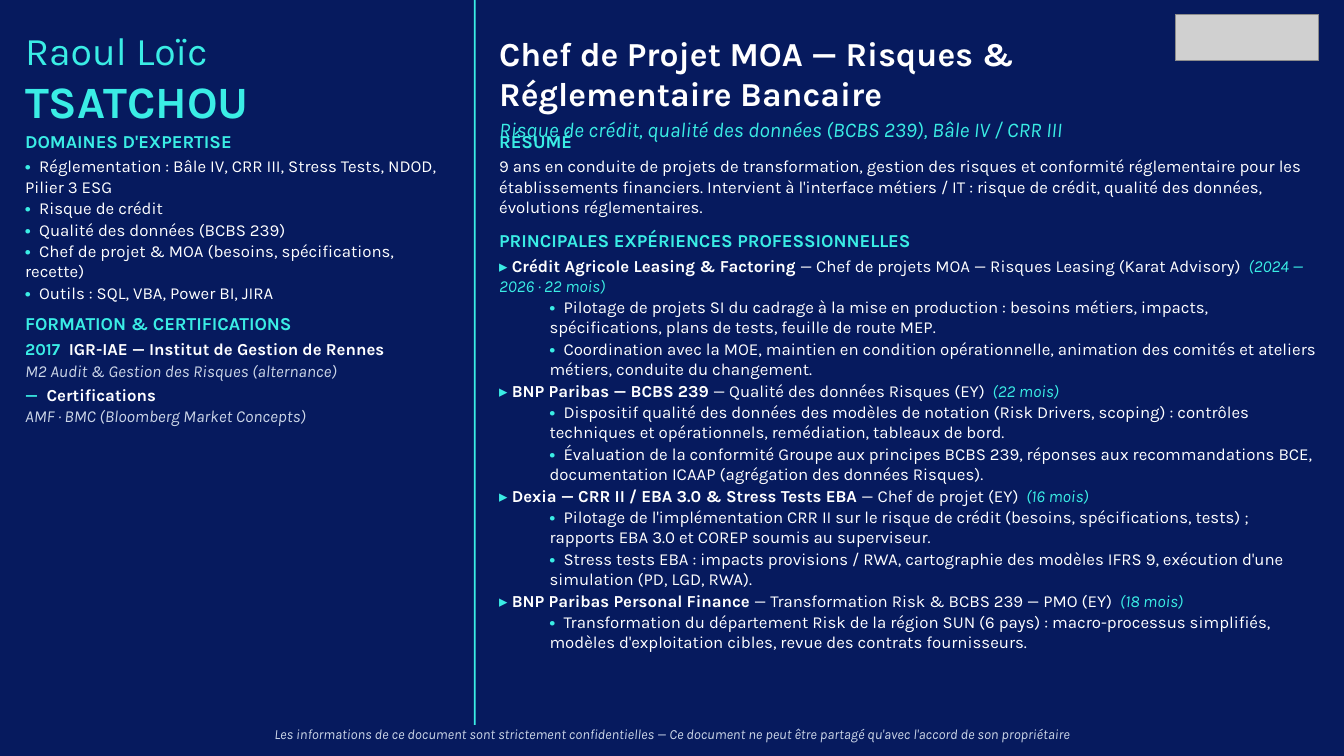
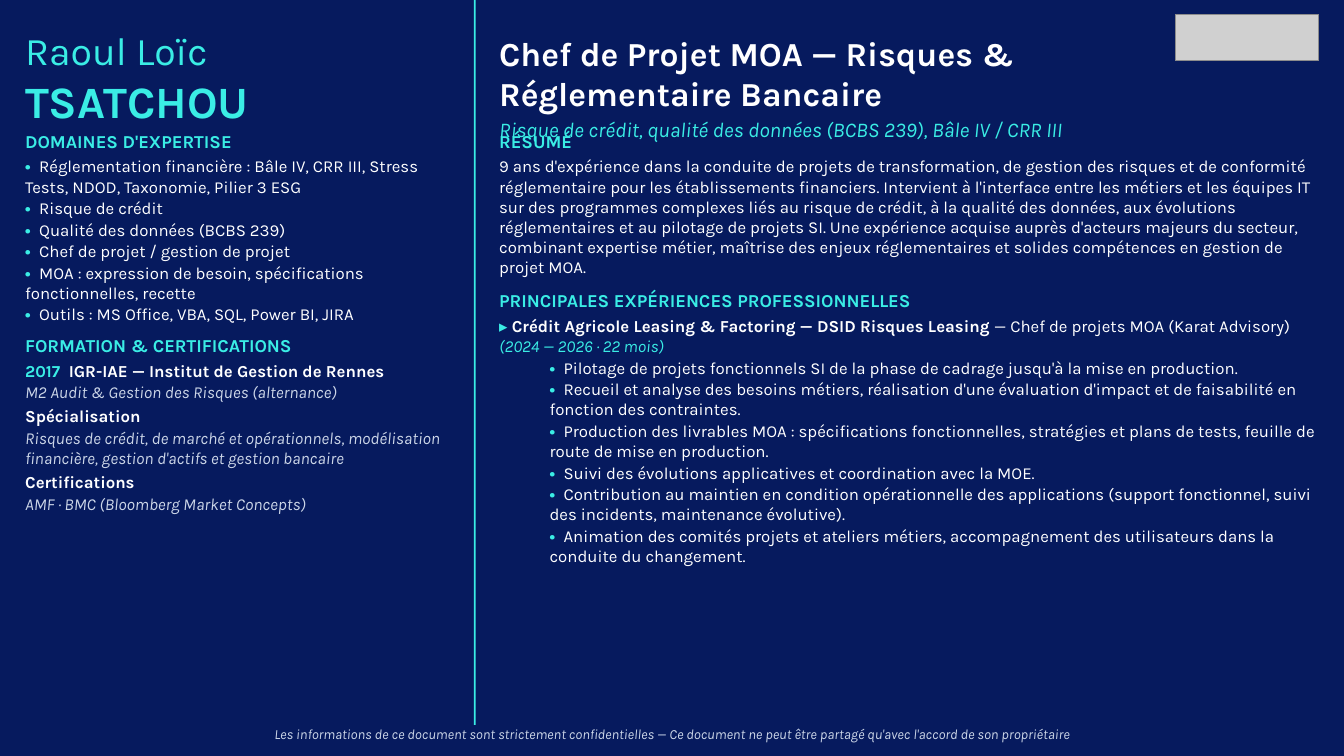
Before and after one commit to insidebankingfrance-rgb/G-n-rateur-de-CV, a slide deck: slide 1 of outputs/R.T._moa_risques_reglementaire.pptx. Drawn at 1344x756 pixels with LibreOffice and Linux fonts; fonts in the diff are those of the drawing; grey boxes stand for pictures. Boxes give left, top, right and bottom in pixels: in the first picture for what was removed or moved away, otherwise in the second. Text is boxed around its words. In the diff, an @@ line names an element or a change of style, - is before the commit and + after.

```diff
--- a/outputs/R.T._moa_risques_reglementaire.pptx
+++ b/outputs/R.T._moa_risques_reglementaire.pptx
@@ text at (x1=25, y1=159, x2=418, y2=195): text changed @@
-• Réglementation : Bâle IV, CRR III, Stress Tests, NDOD, Pilier 3 ESG
+• Réglementation financière : Bâle IV, CRR III, Stress Tests, NDOD, Taxonomie, Pilier 3 ESG
@@ text at (x1=499, y1=159, x2=1310, y2=277): text changed @@
-9 ans en conduite de projets de transformation, gestion des risques et conformité réglementaire pour les établissements financiers. Intervient à l'interface métiers / IT : risque de crédit, qualité des données, évolutions réglementaires.
+9 ans d'expérience dans la conduite de projets de transformation, de gestion des risques et de conformité réglementaire pour les établissements financiers. Intervient à l'interface entre les métiers et les équipes IT sur des programmes complexes liés au risque de crédit, à la qualité des données, aux évolutions réglementaires et au pilotage de projets SI. Une expérience acquise auprès d'acteurs majeurs du secteur, combinant expertise métier, maîtrise des enjeux réglementaires et solides compétences en gestion de projet MOA.
@@ text at (x1=25, y1=245, x2=364, y2=323): text changed @@
-• Chef de projet & MOA (besoins, spécifications, recette)
-• Outils : SQL, VBA, Power BI, JIRA
+• Chef de projet / gestion de projet
+• MOA : expression de besoin, spécifications fonctionnelles, recette
+• Outils : MS Office, VBA, SQL, Power BI, JIRA
@@ text at (x1=499, y1=319, x2=1315, y2=566): text changed @@
-▸ Crédit Agricole Leasing & Factoring — Chef de projets MOA — Risques Leasing (Karat Advisory) (2024 — 2026 · 22 mois)
-  • Pilotage de projets SI du cadrage à la mise en production : besoins métiers, impacts, spécifications, plans de tests, feuille de route MEP.
-  • Coordination avec la MOE, maintien en condition opérationnelle, animation des comités et ateliers métiers, conduite du changement.
-▸ BNP Paribas — BCBS 239 — Qualité des données Risques (EY) (22 mois)
-  • Dispositif qualité des données des modèles de notation (Risk Drivers, scoping) : contrôles techniques et opérationnels, remédiation, tableaux de bord.
-  • Évaluation de la conformité Groupe aux principes BCBS 239, réponses aux recommandations BCE, documentation ICAAP (agrégation des données Risques).
-▸ Dexia — CRR II / EBA 3.0 & Stress Tests EBA — Chef de projet (EY) (16 mois)
-  • Pilotage de l'implémentation CRR II sur le risque de crédit (besoins, spécifications, tests) ; rapports EBA 3.0 et COREP soumis au superviseur.
-  • Stress tests EBA : impacts provisions / RWA, cartographie des modèles IFRS 9, exécution d'une simulation (PD, LGD, RWA).
-▸ BNP Paribas Personal Finance — Transformation Risk & BCBS 239 — PMO (EY) (18 mois)
-  • Transformation du département Risk de la région SUN (6 pays) : macro-processus simplifiés, modèles d'exploitation cibles, revue des contrats fournisseurs.
+▸ Crédit Agricole Leasing & Factoring — DSID Risques Leasing — Chef de projets MOA (Karat Advisory) (2024 — 2026 · 22 mois)
+  • Pilotage de projets fonctionnels SI de la phase de cadrage jusqu'à la mise en production.
+  • Recueil et analyse des besoins métiers, réalisation d'une évaluation d'impact et de faisabilité en fonction des contraintes.
+  • Production des livrables MOA : spécifications fonctionnelles, stratégies et plans de tests, feuille de route de mise en production.
+  • Suivi des évolutions applicatives et coordination avec la MOE.
+  • Contribution au maintien en condition opérationnelle des applications (support fonctionnel, suivi des incidents, maintenance évolutive).
+  • Animation des comités projets et ateliers métiers, accompagnement des utilisateurs dans la conduite du changement.
@@ text at (x1=25, y1=409, x2=440, y2=489): text changed; text colour #FFFFFF to #CCD6E8; bold off; italic on @@
-— Certifications
+Spécialisation
+Risques de crédit, de marché et opérationnels, modélisation financière, gestion d'actifs et gestion bancaire
+Certifications
```
Also in this commit, not shown: 4 slides added, 1 slide removed, 10 other files.
